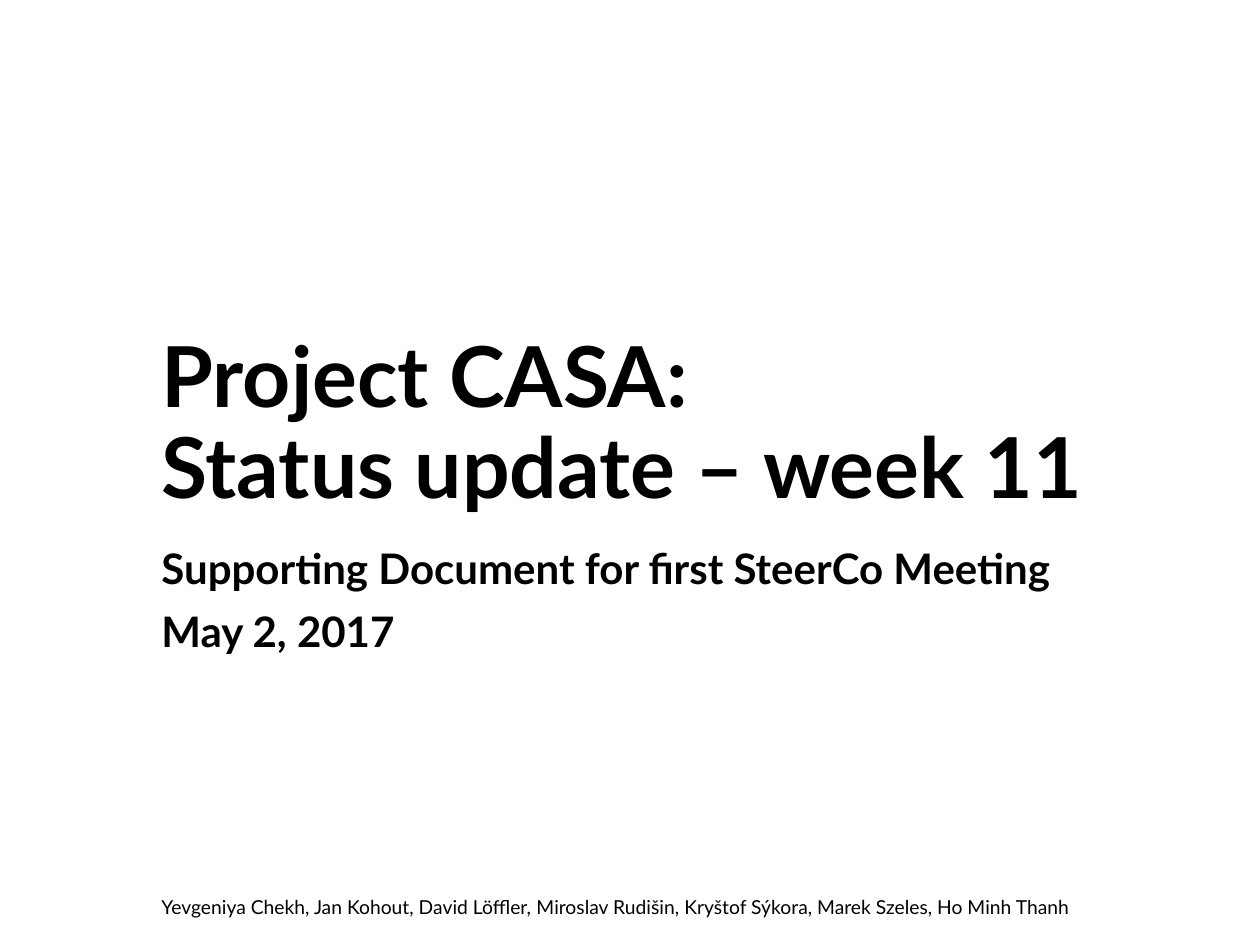
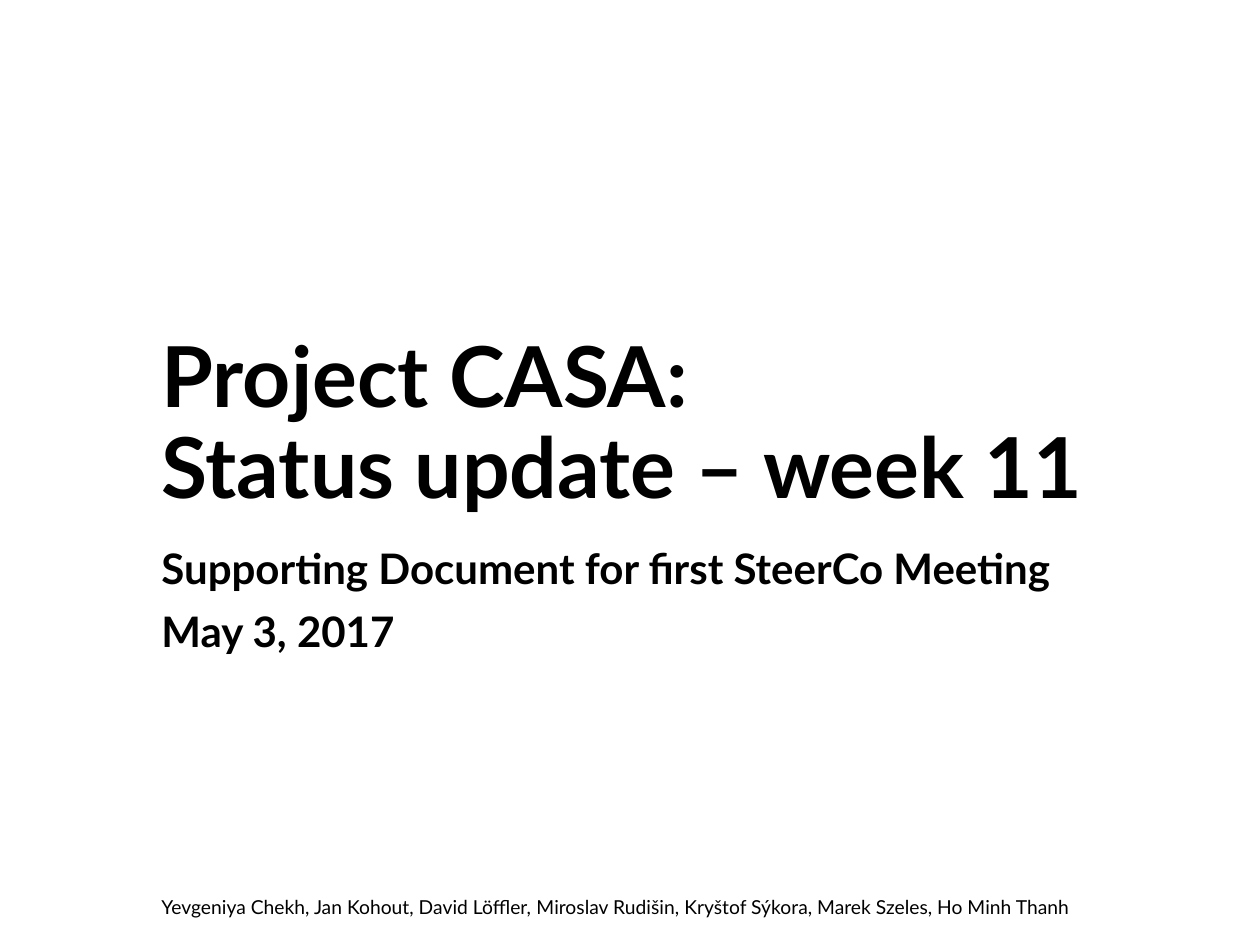
Before and after one commit to Plavit/CASA-refactor, a slide deck: slide 1 of docs/WIP/CASA_May4_v1.pptx. Drawn at 1260x945 pixels with LibreOffice and Linux fonts; fonts in the diff are those of the drawing; background and template pictures are left out. Boxes give left, top, right and bottom in pixels: in the first picture for what was removed or moved away, otherwise in the second. Text is boxed around its words. In the diff, an @@ line names an element or a change of style, - is before the commit and + after.

Commit message:
added project plan, requirements

```diff
--- a/docs/WIP/CASA_May4_v1.pptx
+++ b/docs/WIP/CASA_May4_v1.pptx
@@ subtitle at bbox=[161, 616, 394, 654]: text changed @@
-May 2, 2017
+May 3, 2017
```
Also in this commit, not shown: 1 other slide changed, 6 other files.
